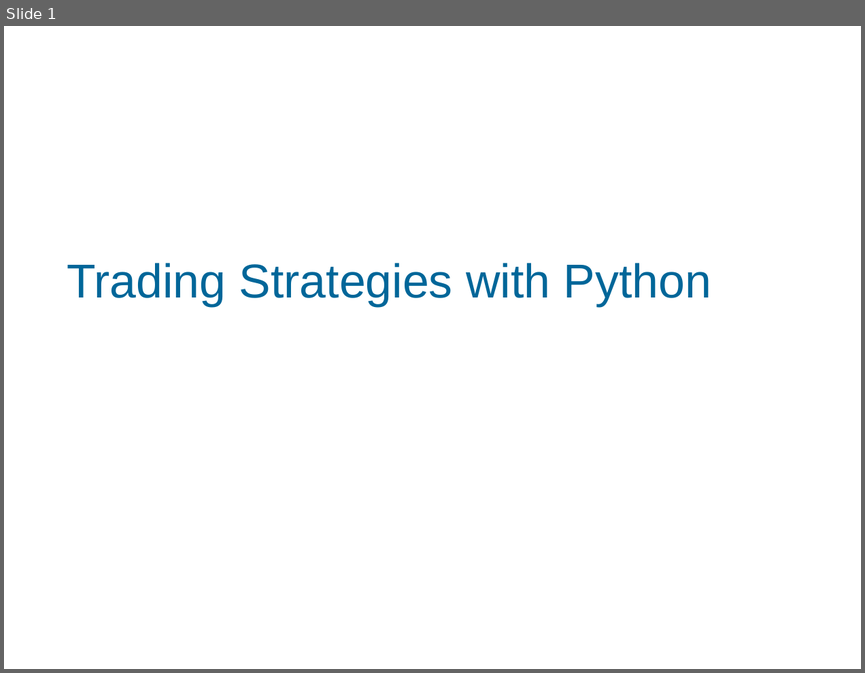
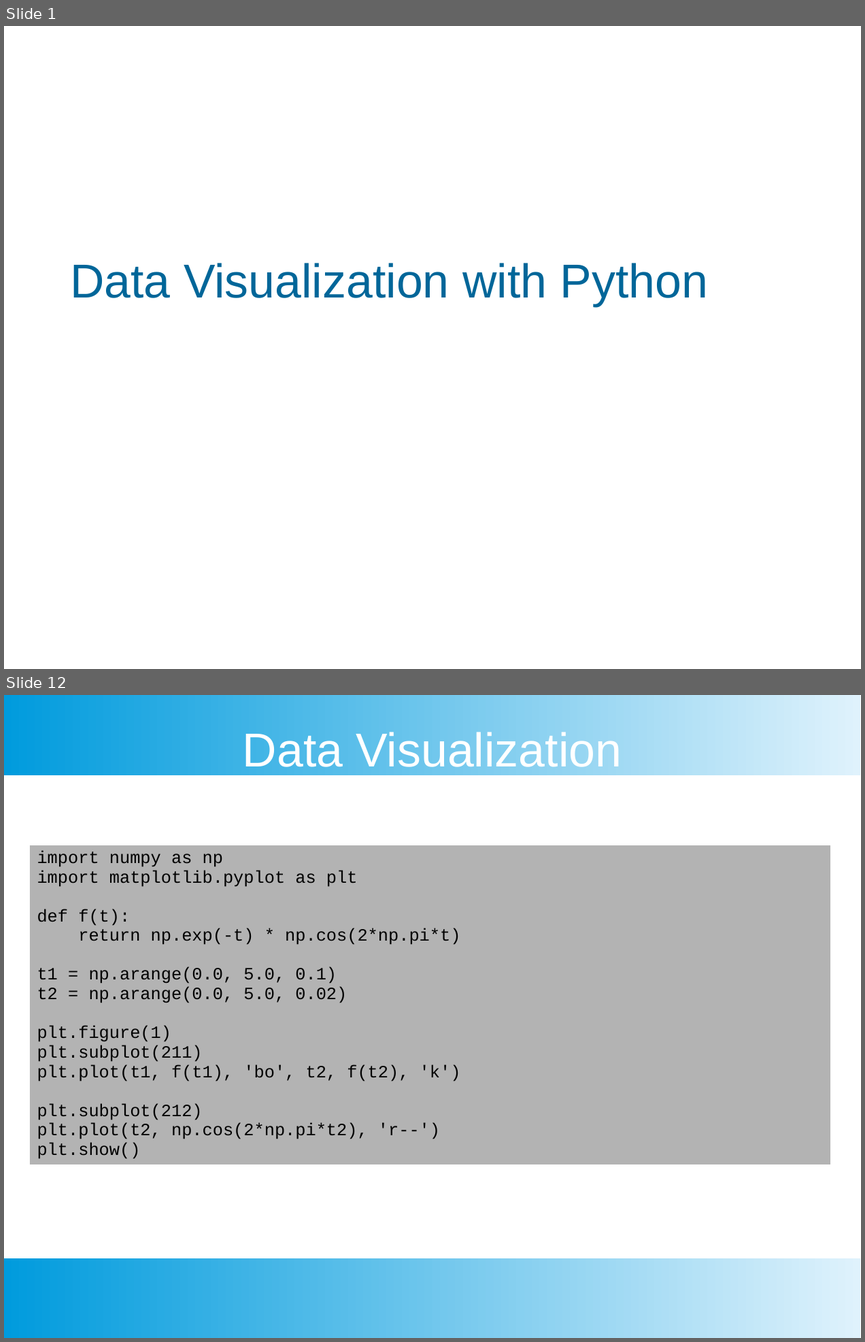
Before and after one commit to chankeypathak/CitiDataScience, a slide deck: marketanalyst/docs/Module 4.pptx. Shown one above the other, each under a label of ours: slide 1 before the commit, slides 1 and 12 after it; the slides between them are not shown. The pictures are 865x673 and 865x1342 pixels, drawn with LibreOffice and Linux fonts; fonts in the diff are those of the drawing; background and template pictures are left out. Boxes give left, top, right and bottom in pixels: in the first picture for what was removed or moved away, otherwise in the second. Text is boxed around its words. In the diff, an @@ line names an element or a change of style, - is before the commit and + after.

```diff
--- a/marketanalyst/docs/Module 4.pptx
+++ b/marketanalyst/docs/Module 4.pptx
@@ slide 12 added at [4, 695, 861, 1338], background #FFFFFF @@
@@ rectangle added at [4, 695, 861, 775], fill gradient #DFF2FC to #009BDD @@
@@ text added at [243, 728, 622, 775], 44 pt, text #FFFFFF @@
+Data Visualization
@@ table added at [30, 845, 830, 1161], 1 rows, 1 columns @@
+import numpy as np / import matplotlib.pyplot as plt / def f(t): / return np.exp(-t) * np.cos(2*np.pi*t) / t1 = np.arange(0.0, 5.0, 0.1) / t2 = np.arange(0.0, 5.0, 0.02) / plt.figure(1) / plt.subplot(211) / plt.plot(t1, f(t1), 'bo', t2, f(t2), 'k') / plt.subplot(212) / plt.plot(t2, np.cos(2*np.pi*t2), 'r--') / plt.show()
@@ rectangle added at [4, 1258, 861, 1338], fill gradient #DFF2FC to #009BDD @@
@@ slide 1 changed as well @@
@@ text at [70, 263, 708, 306]: text changed @@
-Trading Strategies with Python
+Data Visualization with Python
```
Also in this commit, not shown: 6 other slides changed, 18 other slides added, 17 slides removed, 31 other files.
